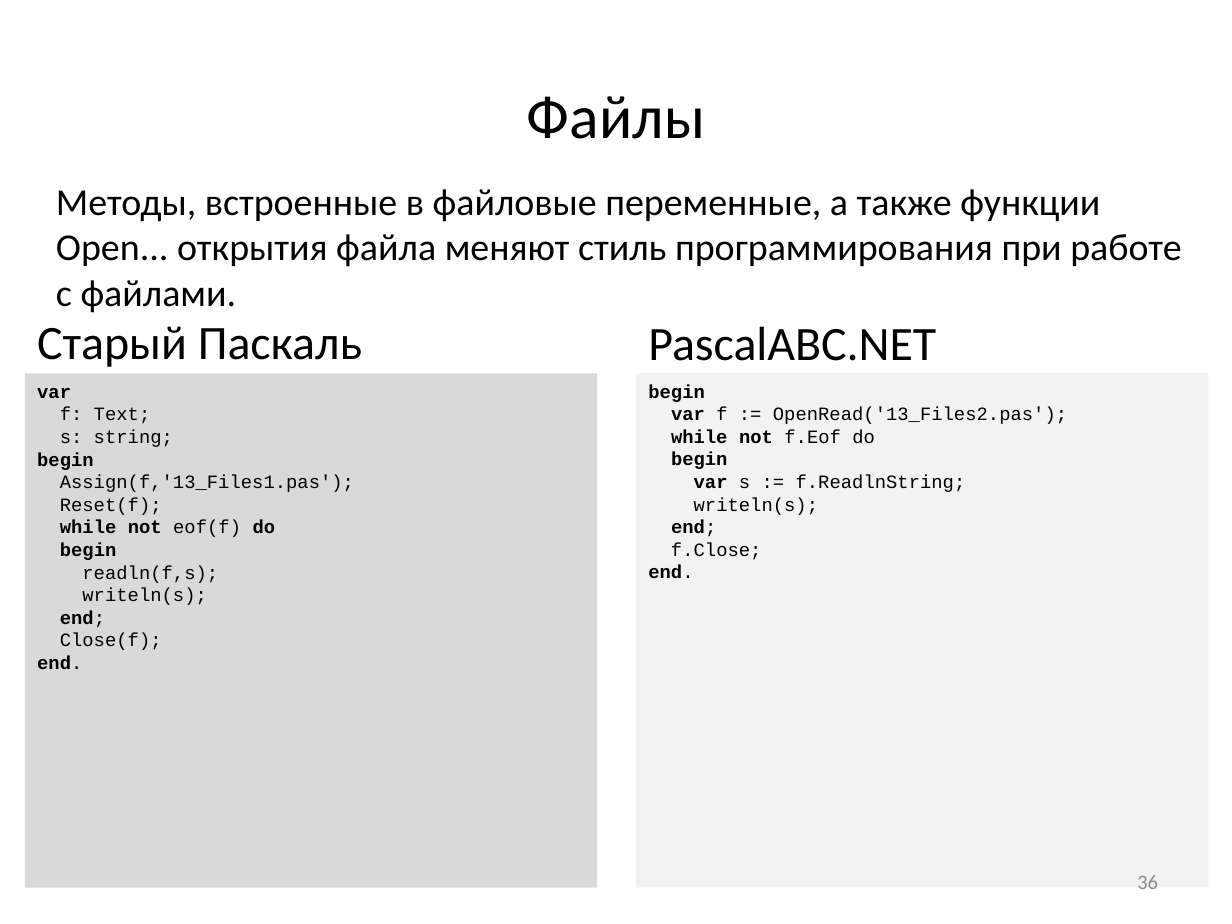
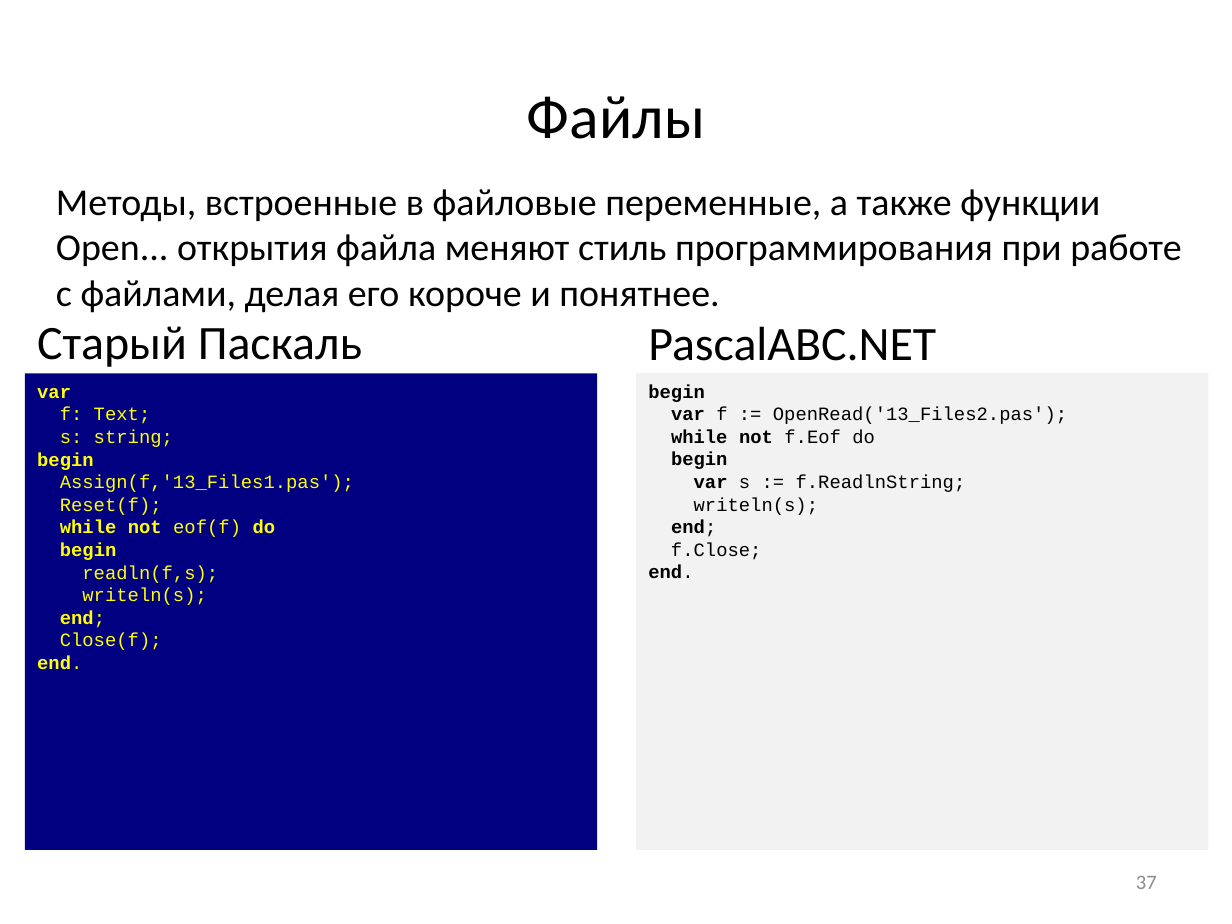
Before and after one commit to pascalabcnet/pascalabcnet, a slide deck: slide 37 of _Presentations/2015 New Features/PascalABC.NET 2015.pptx (slide 36 before the commit). Drawn at 1232x924 pixels with LibreOffice and Linux fonts; fonts in the diff are those of the drawing. Boxes give left, top, right and bottom in pixels: in the first picture for what was removed or moved away, otherwise in the second. Text is boxed around its words. In the diff, an @@ line names an element or a change of style, - is before the commit and + after.

```diff
--- a/_Presentations/2015 New Features/PascalABC.NET 2015.pptx
+++ b/_Presentations/2015 New Features/PascalABC.NET 2015.pptx
@@ text at <box>56,189,1181,313</box>: text changed @@
-Методы, встроенные в файловые переменные, а также функции Open... открытия файла меняют стиль программирования при работе с файлами.
+Методы, встроенные в файловые переменные, а также функции Open... открытия файла меняют стиль программирования при работе с файлами, делая его короче и понятнее.
@@ rectangle "var": place and size @@
-rectangle "var" at <box>25,373,598,887</box>
+rectangle "var" at <box>25,373,598,850</box>
@@ rectangle "var" at <box>25,373,598,850</box>: text colour #000000 to #FFFF00; fill #D9D9D9 to #000080 @@
@@ rectangle "begin": place and size @@
-rectangle "begin" at <box>636,373,1209,887</box>
+rectangle "begin" at <box>636,373,1209,850</box>
@@ page number at <box>1136,876,1157,889</box>: text changed @@
-36
+37
```
Also in this commit, not shown: 40 other slides changed, 1 slide added, 11 other files.
